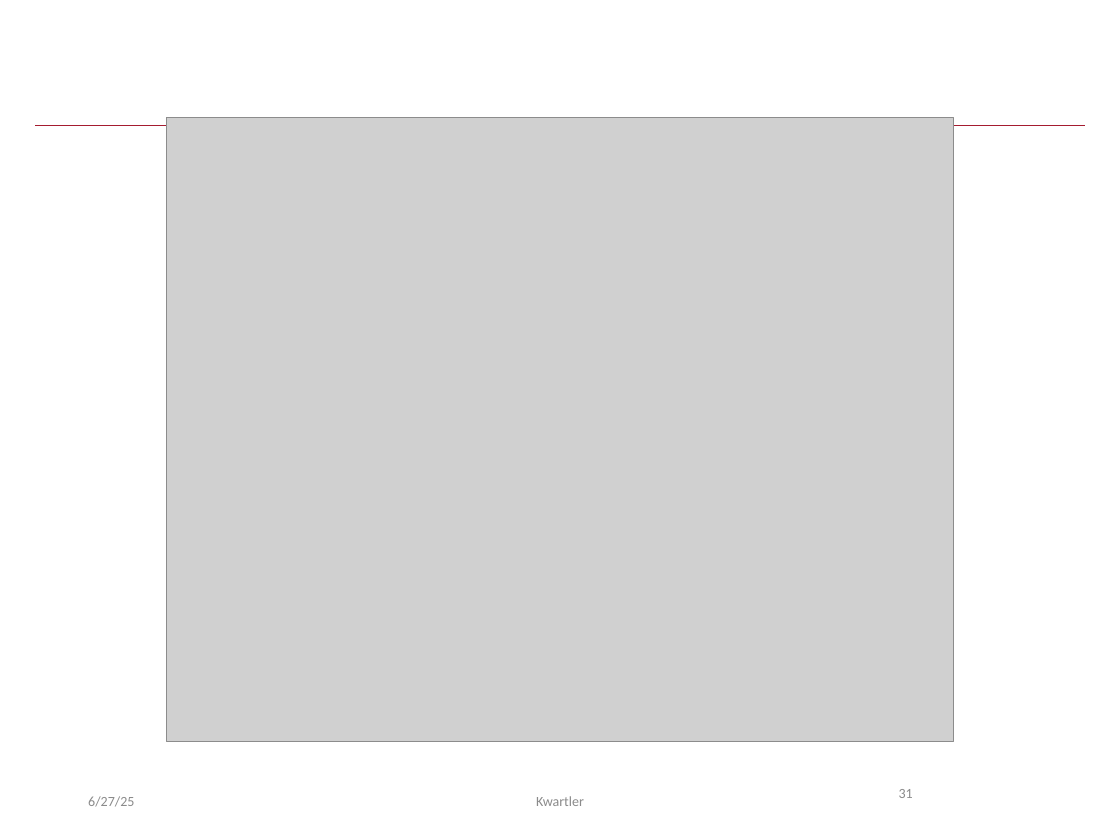
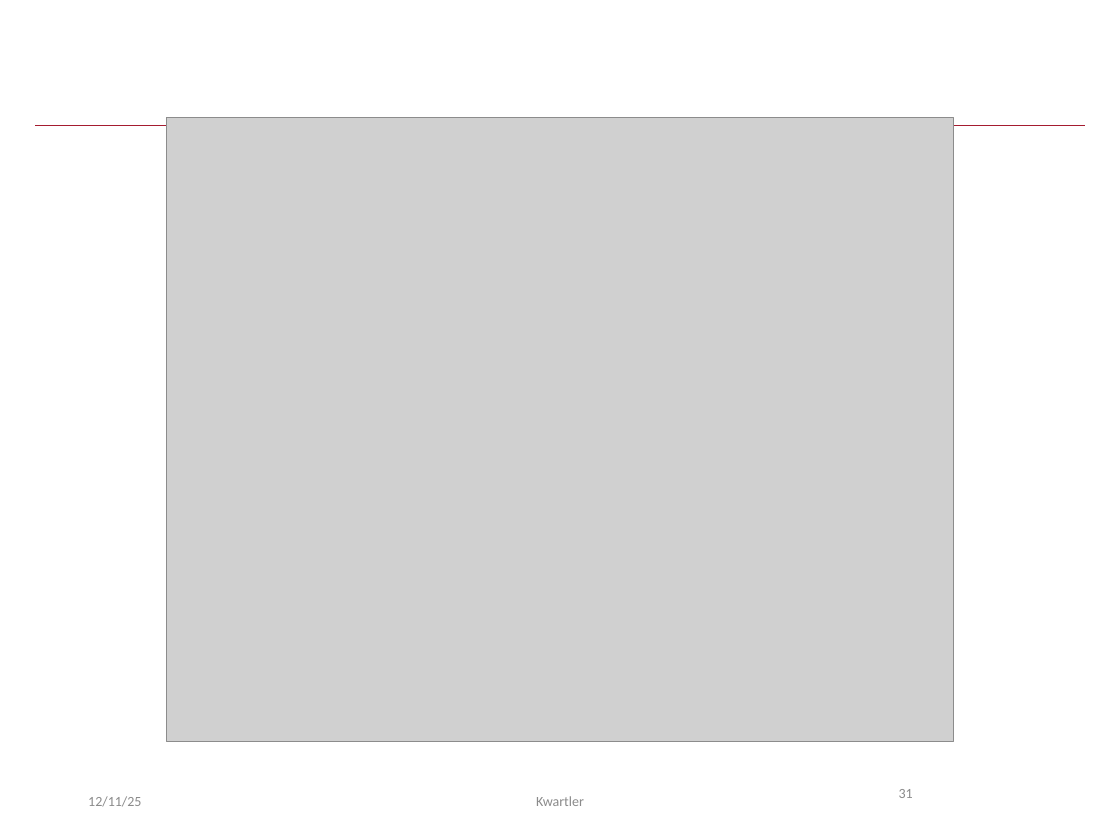
Before and after one commit to kwartler/Vienna_25, a slide deck: slide 31 of Winter/day2/LLM_Extra_Lesson/A_TextVectors_RAG.pptx. Drawn at 1120x840 pixels with LibreOffice and Linux fonts; fonts in the diff are those of the drawing; grey boxes stand for pictures. Boxes give left, top, right and bottom in pixels: in the first picture for what was removed or moved away, otherwise in the second. Text is boxed around its words. In the diff, an @@ line names an element or a change of style, - is before the commit and + after.

```diff
--- a/Winter/day2/LLM_Extra_Lesson/A_TextVectors_RAG.pptx
+++ b/Winter/day2/LLM_Extra_Lesson/A_TextVectors_RAG.pptx
@@ text at (x1=88, y1=796, x2=141, y2=807): text changed @@
-6/27/25
+12/11/25
```
Also in this commit, not shown: 31 other slides changed, 13 other files.
